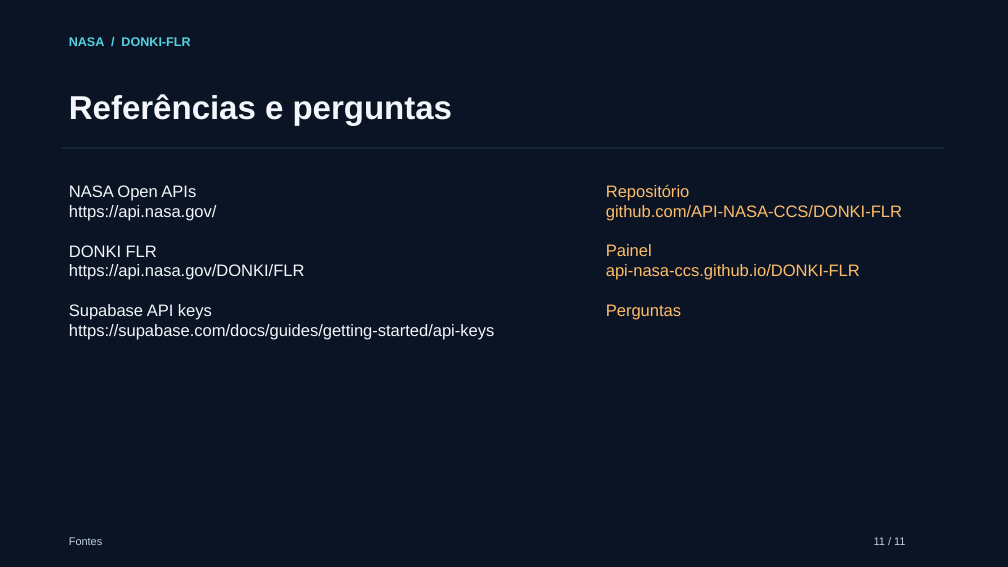
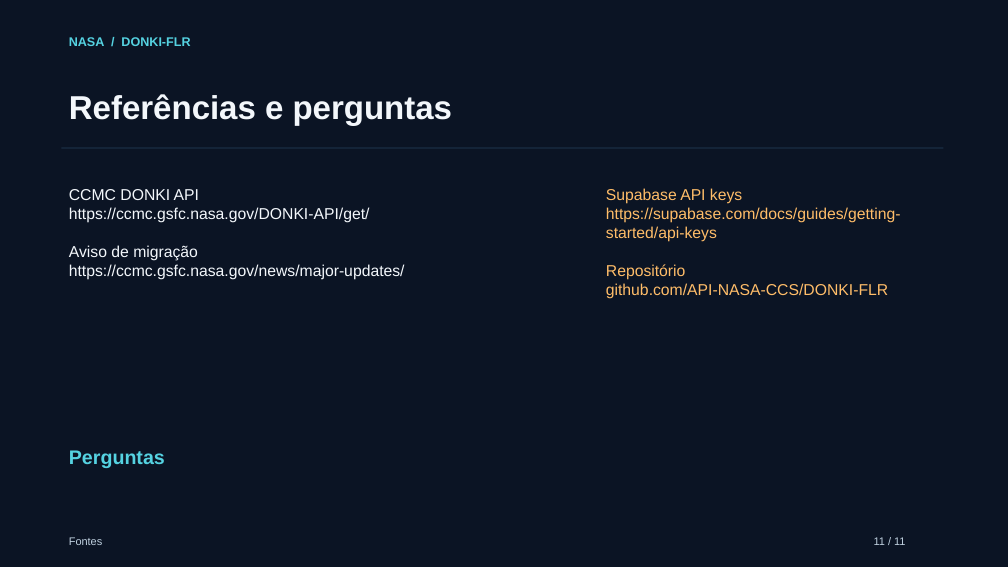
Before and after one commit to API-NASA-CCS/DONKI-FLR, a slide deck: slide 11 of docs/apresentacao.pptx. Drawn at 1008x567 pixels with LibreOffice and Linux fonts; fonts in the diff are those of the drawing. Boxes give left, top, right and bottom in pixels: in the first picture for what was removed or moved away, otherwise in the second. Text is boxed around its words. In the diff, an @@ line names an element or a change of style, - is before the commit and + after.

Commit message:
Corrige endpoint DONKI após migração CCMC

```diff
--- a/docs/apresentacao.pptx
+++ b/docs/apresentacao.pptx
@@ text removed at (69,185,494,340) @@
-NASA Open APIs
-https://api.nasa.gov/
-DONKI FLR
-https://api.nasa.gov/DONKI/FLR
-Supabase API keys
-https://supabase.com/docs/guides/getting-started/api-keys
@@ text added at (69,189,405,280), 15 pt, text #F3F7FB @@
+CCMC DONKI API
+https://ccmc.gsfc.nasa.gov/DONKI-API/get/
+Aviso de migração
+https://ccmc.gsfc.nasa.gov/news/major-updates/
@@ text at (606,188,901,242): paragraphs added @@
+Supabase API keys
+https://supabase.com/docs/guides/getting-started/api-keys
@@ text at (606,244,860,320): paragraphs removed @@
-Painel
-api-nasa-ccs.github.io/DONKI-FLR
-Perguntas
@@ text at (606,264,888,299): size 15.8 to 15 pt in "Repositório", "github.com/API-NASA-CCS/DONKI-FLR" @@
@@ text added at (69,450,165,468), 18.8 pt, text #55D2E1, bold @@
+Perguntas
```
Also in this commit, not shown: 6 other slides changed, 3 slides added, 3 slides removed, 8 other files.
